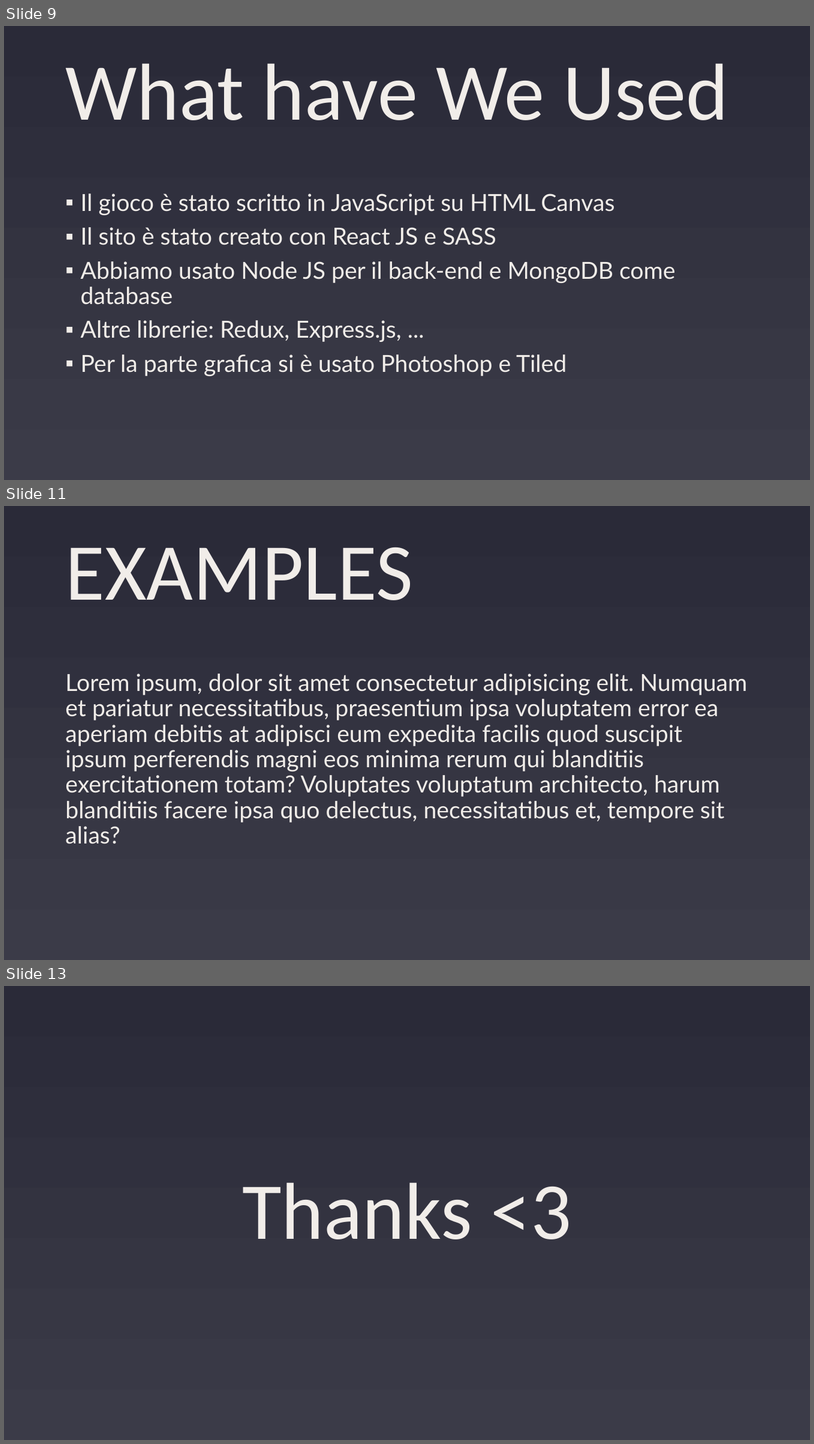
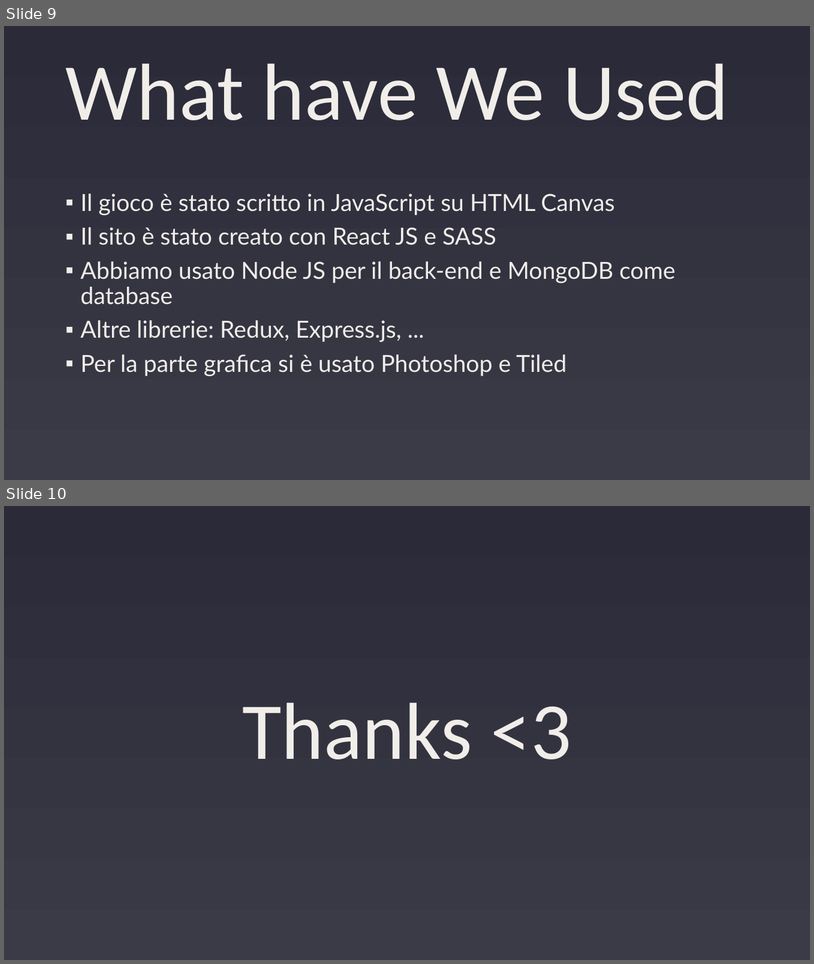
Before and after one commit to nico-barbieri/CODERS, a slide deck: CODERS.pptx. Shown one above the other, each under a label of ours: slides 9, 11 and 13 before the commit, slides 9 and 10 after it; the slides between them are not shown. The pictures are 814x1444 and 814x964 pixels, drawn with LibreOffice and Linux fonts; fonts in the diff are those of the drawing. Boxes give left, top, right and bottom in pixels: in the first picture for what was removed or moved away, otherwise in the second. Text is boxed around its words. In the diff, an @@ line names an element or a change of style, - is before the commit and + after.

```diff
--- a/CODERS.pptx
+++ b/CODERS.pptx
@@ slide 11 removed at bbox=[4, 506, 810, 960], background gradient #2A2A38 to #3B3B48 @@
@@ title removed at bbox=[65, 547, 413, 600] @@
-EXAMPLES
@@ text removed at bbox=[65, 673, 747, 844] @@
-Lorem ipsum, dolor sit amet consectetur adipisicing elit. Numquam et pariatur necessitatibus, praesentium ipsa voluptatem error ea aperiam debitis at adipisci eum expedita facilis quod suscipit ipsum perferendis magni eos minima rerum qui blanditiis exercitationem totam? Voluptates voluptatum architecto, harum blanditiis facere ipsa quo delectus, necessitatibus et, tempore sit alias?
@@ what was slide 13 is now slide 10 @@
```
Also in this commit, not shown: 2 other slides removed, 19 other files.
